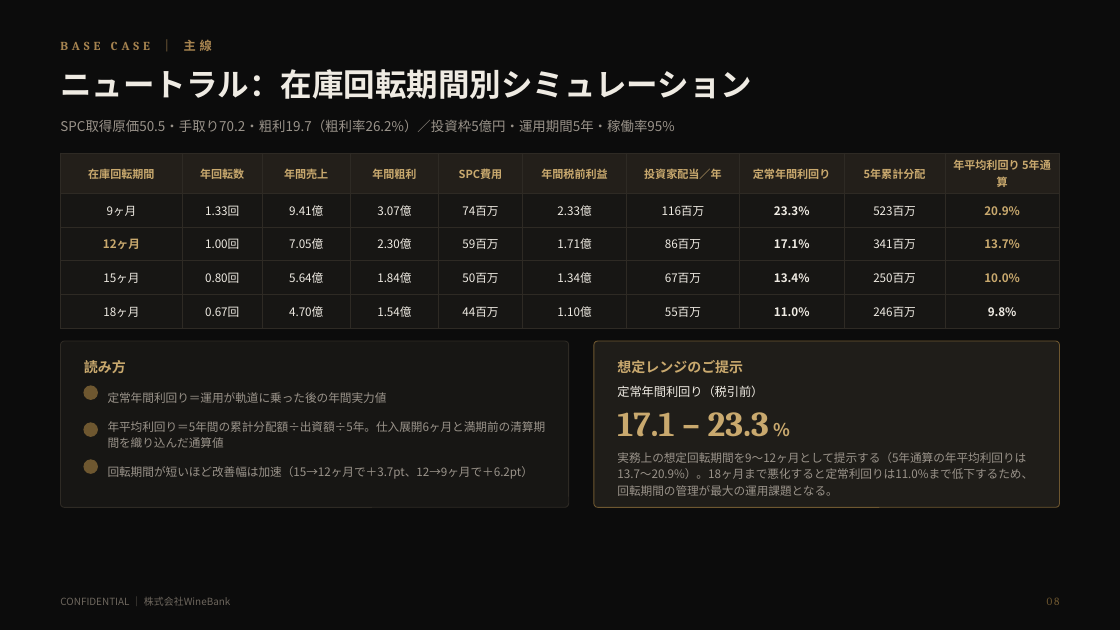
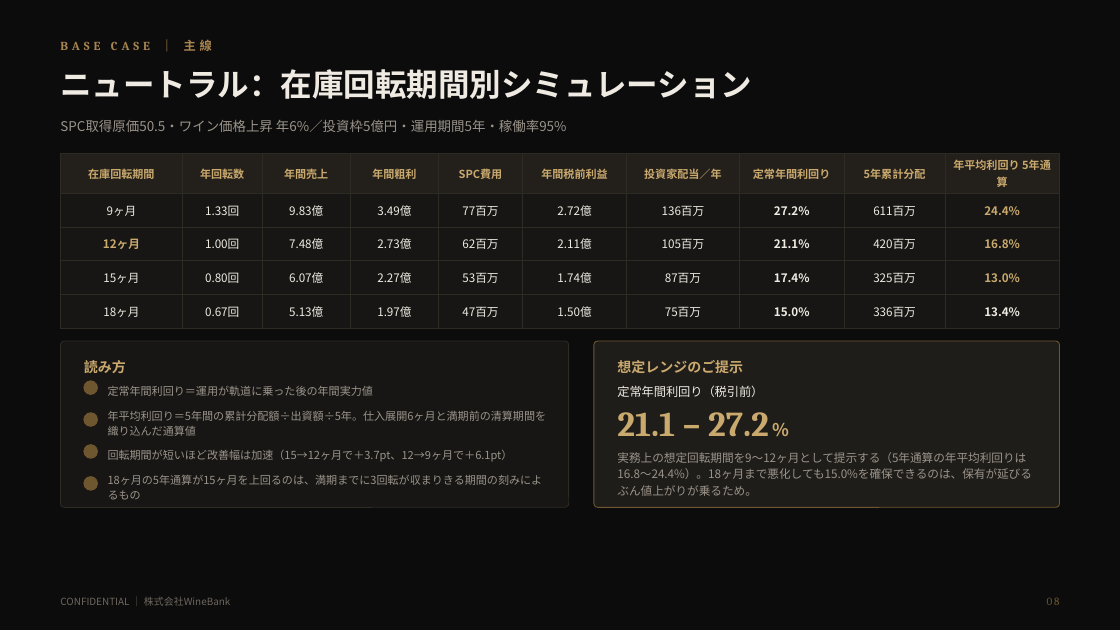
Before and after one commit to nakano-winebank/wine-auction, a slide deck: slide 9 of docs/wine-fund/WineBank_ワインファンドSPC組成提案_5億_20260811.pptx. Drawn at 1120x630 pixels with LibreOffice and Linux fonts; fonts in the diff are those of the drawing. Boxes give left, top, right and bottom in pixels: in the first picture for what was removed or moved away, otherwise in the second. Text is boxed around its words. In the diff, an @@ line names an element or a change of style, - is before the commit and + after.

```diff
--- a/docs/wine-fund/WineBank_ワインファンドSPC組成提案_5億_20260811.pptx
+++ b/docs/wine-fund/WineBank_ワインファンドSPC組成提案_5億_20260811.pptx
@@ text at bbox=[60, 120, 567, 132]: text changed @@
-SPC取得原価50.5・手取り70.2・粗利19.7（粗利率26.2%）／投資枠5億円・運用期間5年・稼働率95%
+SPC取得原価50.5・ワイン価格上昇 年6%／投資枠5億円・運用期間5年・稼働率95%
@@ table at bbox=[60, 153, 1060, 321] @@
-row 2: 9ヶ月 | 1.33回 | 9.41億 | 3.07億 | 74百万 | 2.33億 | 116百万 | 23.3% | 523百万 | 20.9%
+row 2: 9ヶ月 | 1.33回 | 9.83億 | 3.49億 | 77百万 | 2.72億 | 136百万 | 27.2% | 611百万 | 24.4%
-row 3: 12ヶ月 | 1.00回 | 7.05億 | 2.30億 | 59百万 | 1.71億 | 86百万 | 17.1% | 341百万 | 13.7%
+row 3: 12ヶ月 | 1.00回 | 7.48億 | 2.73億 | 62百万 | 2.11億 | 105百万 | 21.1% | 420百万 | 16.8%
-row 4: 15ヶ月 | 0.80回 | 5.64億 | 1.84億 | 50百万 | 1.34億 | 67百万 | 13.4% | 250百万 | 10.0%
+row 4: 15ヶ月 | 0.80回 | 6.07億 | 2.27億 | 53百万 | 1.74億 | 87百万 | 17.4% | 325百万 | 13.0%
-row 5: 18ヶ月 | 0.67回 | 4.70億 | 1.54億 | 44百万 | 1.10億 | 55百万 | 11.0% | 246百万 | 9.8%
+row 5: 18ヶ月 | 0.67回 | 5.13億 | 1.97億 | 47百万 | 1.50億 | 75百万 | 15.0% | 336百万 | 13.4%
@@ ellipse: place and size @@
-ellipse at bbox=[84, 386, 97, 399]
+ellipse at bbox=[84, 381, 97, 395]
@@ text "定常年間利回り＝運用が軌道に乗った後の年間実力値" at bbox=[108, 386, 373, 396]: size 10 to 9.5 pt @@
@@ ellipse: place and size @@
-ellipse at bbox=[84, 423, 97, 437]
+ellipse at bbox=[84, 413, 97, 427]
@@ text "年平均利回り＝5年間の累計分配額÷出資額÷5年。仕入展開6ヶ月と満期前の清算期間を織り込んだ通算値" at bbox=[108, 411, 547, 421]: size 10 to 9.5 pt @@
@@ text "年平均利回り＝5年間の累計分配額÷出資額÷5年。仕入展開6ヶ月と満期前の清算期間を織り込んだ通算値": place and size @@
-text "年平均利回り＝5年間の累計分配額÷出資額÷5年。仕入展開6ヶ月と満期前の清算期間を織り込んだ通算値" at bbox=[108, 421, 546, 432]
+text "年平均利回り＝5年間の累計分配額÷出資額÷5年。仕入展開6ヶ月と満期前の清算期間を織り込んだ通算値" at bbox=[108, 411, 547, 421]
@@ text at bbox=[617, 412, 769, 437]: text changed @@
-17.1 – 23.3 %
+21.1 – 27.2 %
@@ ellipse: place and size @@
-ellipse at bbox=[84, 460, 97, 473]
+ellipse at bbox=[84, 444, 97, 458]
@@ ellipse added at bbox=[84, 476, 97, 490], fill #6E5730, outline #6E5730 0.9 pt @@
@@ text at bbox=[108, 450, 513, 461]: text changed; size 10 to 9.5 pt @@
-回転期間が短いほど改善幅は加速（15→12ヶ月で＋3.7pt、12→9ヶ月で＋6.2pt）
+回転期間が短いほど改善幅は加速（15→12ヶ月で＋3.7pt、12→9ヶ月で＋6.1pt）
@@ text added at bbox=[108, 475, 543, 485], 9.5 pt, text #9A938A @@
+18ヶ月の5年通算が15ヶ月を上回るのは、満期までに3回転が収まりきる期間の刻みによるもの
@@ text at bbox=[617, 452, 1032, 496]: text changed @@
-実務上の想定回転期間を9〜12ヶ月として提示する（5年通算の年平均利回りは13.7〜20.9%）。18ヶ月まで悪化すると定常利回りは11.0%まで低下するため、回転期間の管理が最大の運用課題となる。
+実務上の想定回転期間を9〜12ヶ月として提示する（5年通算の年平均利回りは16.8〜24.4%）。18ヶ月まで悪化しても15.0%を確保できるのは、保有が延びるぶん値上がりが乗るため。
```
Also in this commit, not shown: 14 other slides changed, 1 slide added, 4 other files.
